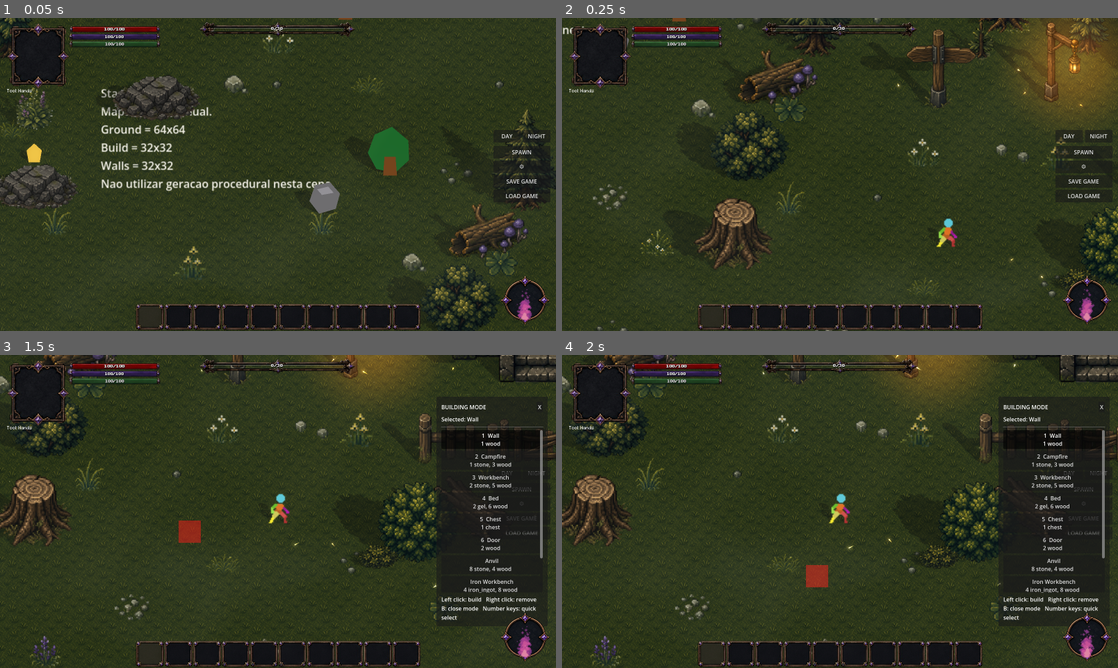
Above: before the commit, frames 1-4 (two rows, left to right).
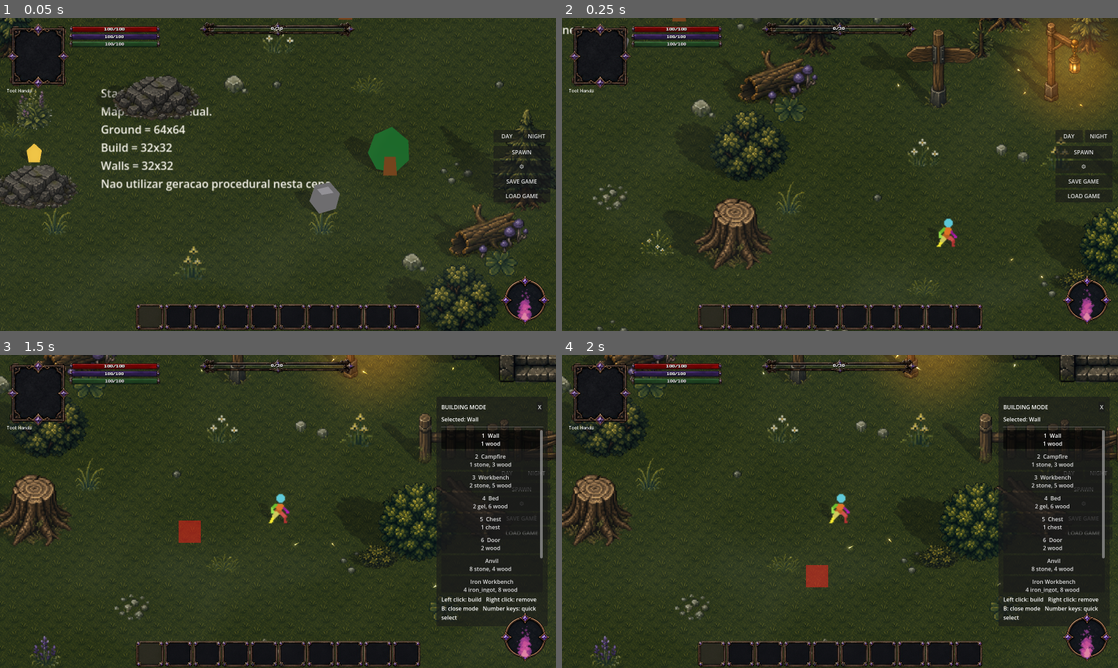
Above: after the commit, the same moments.

Repository: ramonsamagaio/Oathwake-Main
Game: Godot game, scene res://scenes/game/Game.tscn
Same seed, same stepped clock (60 frames per second), same inputs: the game is played once before the commit and once after it. This scene is started directly instead of the project's main scene.
Inputs (mouse positions are in pixels of both pictures, inside the frame that each line leads up to):
- Up to frame 1 (0.05 s): no input
- Up to frame 2 (0.25 s): no input
- Up to frame 3 (1.5 s): tap Enter at 0.5 s; move the mouse to (400, 495) at 0.52 s; hold D 0.53-1.25 s; tap B at 0.6 s; click (400, 495) at 0.67 s; tap Space at 0.77 s; drag from (166, 527) to (250, 574) at 1.27 s
- Up to frame 4 (2 s): no input

The runs differ from the first frame. In frame 1, 0.2% of the frame differs, in the area x 0-99%, y 0-100%; in frame 2, 0.2%; in frame 3, 0.4%; in frame 4, 0.4%, in the area x 1-80%, y 13-67%.

Commit message:
Keep forest ambience active and looping during gameplay

Diff:
--- a/scripts/game/GameplayAudioController.gd
+++ b/scripts/game/GameplayAudioController.gd
@@ -28,6 +28,16 @@
 	reload_mix()
 	_setup_overworld_music()
 	_setup_forest_ambience()
+	# Force a terrain check on the next process frame instead of leaving the
+	# ambience at its inaudible startup value until an external caller updates it.
+	_check_timer = CHECK_INTERVAL
+	set_process(true)
+
+
+func _process(delta: float) -> void:
+	# The controller owns its own lifecycle. Game previously created it correctly,
+	# but never called update_ambience(), so Forest Day remained stopped at -80 dB.
+	update_ambience(delta)
 
 
 func reload_mix() -> void:
@@ -46,7 +56,9 @@
 
 
 func update_ambience(delta: float) -> void:
-	if player == null or world == null or forest_ambience == null or not world.has_method("get_tile_type_at_position"):
+	if not is_instance_valid(player) or not is_instance_valid(world) or forest_ambience == null:
+		return
+	if not world.has_method("get_tile_type_at_position"):
 		return
 	_check_timer += delta
 	if _check_timer < CHECK_INTERVAL:
@@ -112,6 +124,15 @@
 
 func _set_stream_loop(stream: Resource, enabled: bool) -> void:
 	for property_info in stream.get_property_list():
-		if str(property_info.get("name", "")) == "loop":
+		var property_name := str(property_info.get("name", ""))
+		if property_name == "loop":
 			stream.set("loop", enabled)
 			return
+		if property_name == "loop_mode":
+			# WAV streams use loop_mode rather than the boolean loop property used
+			# by MP3 streams. Without this branch Forest Day played only once.
+			stream.set(
+				"loop_mode",
+				AudioStreamWAV.LOOP_FORWARD if enabled else AudioStreamWAV.LOOP_DISABLED
+			)
+			return
